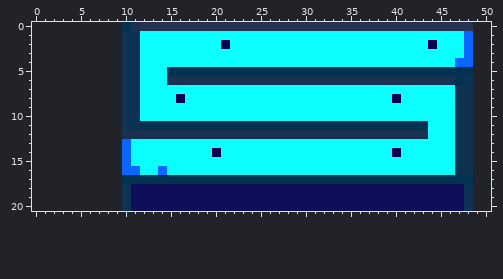
File history of a pixel-art sprite, Global-Warning/res/lvls/8.png. The picture above is the old version.
The file is 39x21 pixels. Colours within 5 levels of each other are drawn and written as one. The old version is drawn lined up with the new one, on the new canvas.
And afterwards:
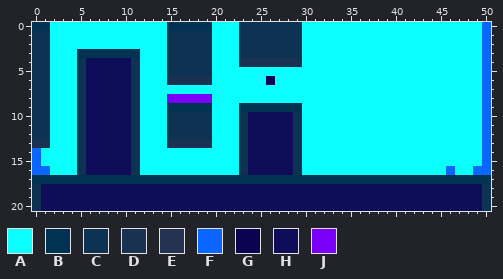
Palette (. is transparent): A #0bffff  B #013251  C #0e3251  D #193251  E #253251  F #0b66ff  G #0b0251  H #0d0d5a  J #7a00fa
What changed:
canvas 39x21 -> 51x21, the old top-left corner now at 10,0
@@ x 0..50 @@
- 0 ..........BDEEEEEEEEEEEEEEEEEEEEEEEEEEEEEEEEEEEEE..
- 1 ..........CCAAAAAAAAAAAAAAAAAAAAAAAAAAAAAAAAAAAAF..
- 2 ..........CCAAAAAAAAAGAAAAAAAAAAAAAAAAAAAAAAGAAAF..
- 3 ..........CCAAAAAAAAAAAAAAAAAAAAAAAAAAAAAAAAAAAAF..
- 4 ..........CCAAAAAAAAAAAAAAAAAAAAAAAAAAAAAAAAAAAFF..
- 5 ..........CCAAABBBBBBBBBBBBBBBBBBBBBBBBBBBBBBBBBB..
- 6 ..........CCAAADDDDDDDDDDDDDDDDDDDDDDDDDDDDDDDDBC..
- 7 ..........CCAAAAAAAAAAAAAAAAAAAAAAAAAAAAAAAAAAACC..
- 8 ..........CCAAAAGAAAAAAAAAAAAAAAAAAAAAAAGAAAAAACC..
- 9 ..........CCAAAAAAAAAAAAAAAAAAAAAAAAAAAAAAAAAAACC..
-10 ..........CCAAAAAAAAAAAAAAAAAAAAAAAAAAAAAAAAAAACC..
-11 ..........CCBBBBBBBBBBBBBBBBBBBBBBBBBBBBBBBBAAACC..
-12 ..........DDDDDDDDDDDDDDDDDDDDDDDDDDDDDDDDDDAAACC..
-13 ..........FAAAAAAAAAAAAAAAAAAAAAAAAAAAAAAAAAAAACC..
-14 ..........FAAAAAAAAAGAAAAAAAAAAAAAAAAAAAGAAAAAACC..
-15 ..........FAAAAAAAAAAAAAAAAAAAAAAAAAAAAAAAAAAAACC..
-16 ..........FFAAFAAAAAAAAAAAAAAAAAAAAAAAAAAAAAAAACC..
-17 ..........BBBBBBBBBBBBBBBBBBBBBBBBBBBBBBBBBBBBBBB..
-18 ..........CHHHHHHHHHHHHHHHHHHHHHHHHHHHHHHHHHHHHHC..
-19 ..........CHHHHHHHHHHHHHHHHHHHHHHHHHHHHHHHHHHHHHC..
-20 ..........CHHHHHHHHHHHHHHHHHHHHHHHHHHHHHHHHHHHHHC..
+ 0 BBAAAAAAAAAAAAABBBBBAAACCCCCCCAAAAAAAAAAAAAAAAAAAAF
+ 1 CCAAAAAAAAAAAAACCCCCAAACCCCCCCAAAAAAAAAAAAAAAAAAAAF
+ 2 CCAAAAAAAAAAAAACCCCCAAACCCCCCCAAAAAAAAAAAAAAAAAAAAF
+ 3 CCAAABBBBBBBAAACCCCCAAACCCCCCCAAAAAAAAAAAAAAAAAAAAF
+ 4 CCAAACHHHHHCAAACCCCCAAADDDDDDDAAAAAAAAAAAAAAAAAAAAF
+ 5 CCAAACHHHHHCAAACCCCCAAAAAAAAAAAAAAAAAAAAAAAAAAAAAAF
+ 6 CCAAACHHHHHCAAADDDDDAAAAAAGAAAAAAAAAAAAAAAAAAAAAAAF
+ 7 CCAAACHHHHHCAAAAAAAAAAAAAAAAAAAAAAAAAAAAAAAAAAAAAAF
+ 8 CCAAACHHHHHCAAAJJJJJAAAAAAAAAAAAAAAAAAAAAAAAAAAAAAF
+ 9 CCAAACHHHHHCAAABBBBBAAABBBBBBBAAAAAAAAAAAAAAAAAAAAF
+10 CCAAACHHHHHCAAACCCCCAAACHHHHHCAAAAAAAAAAAAAAAAAAAAF
+11 CCAAACHHHHHCAAACCCCCAAACHHHHHCAAAAAAAAAAAAAAAAAAAAF
+12 CCAAACHHHHHCAAACCCCCAAACHHHHHCAAAAAAAAAAAAAAAAAAAAF
+13 DDAAACHHHHHCAAADDDDDAAACHHHHHCAAAAAAAAAAAAAAAAAAAAF
+14 FAAAACHHHHHCAAAAAAAAAAACHHHHHCAAAAAAAAAAAAAAAAAAAAF
+15 FAAAACHHHHHCAAAAAAAAAAACHHHHHCAAAAAAAAAAAAAAAAAAAAF
+16 FFAAACHHHHHCAAAAAAAAAAACHHHHHCAAAAAAAAAAAAAAAAFAAFF
+17 BBBBBBBBBBBBBBBBBBBBBBBBBBBBBBBBBBBBBBBBBBBBBBBBBBB
+18 CHHHHHHHHHHHHHHHHHHHHHHHHHHHHHHHHHHHHHHHHHHHHHHHHHC
+19 CHHHHHHHHHHHHHHHHHHHHHHHHHHHHHHHHHHHHHHHHHHHHHHHHHC
+20 CHHHHHHHHHHHHHHHHHHHHHHHHHHHHHHHHHHHHHHHHHHHHHHHHHC
Where, in picture pixels (left, top, right, bottom), the same in both pictures:
changed: (32, 22, 491, 211)
